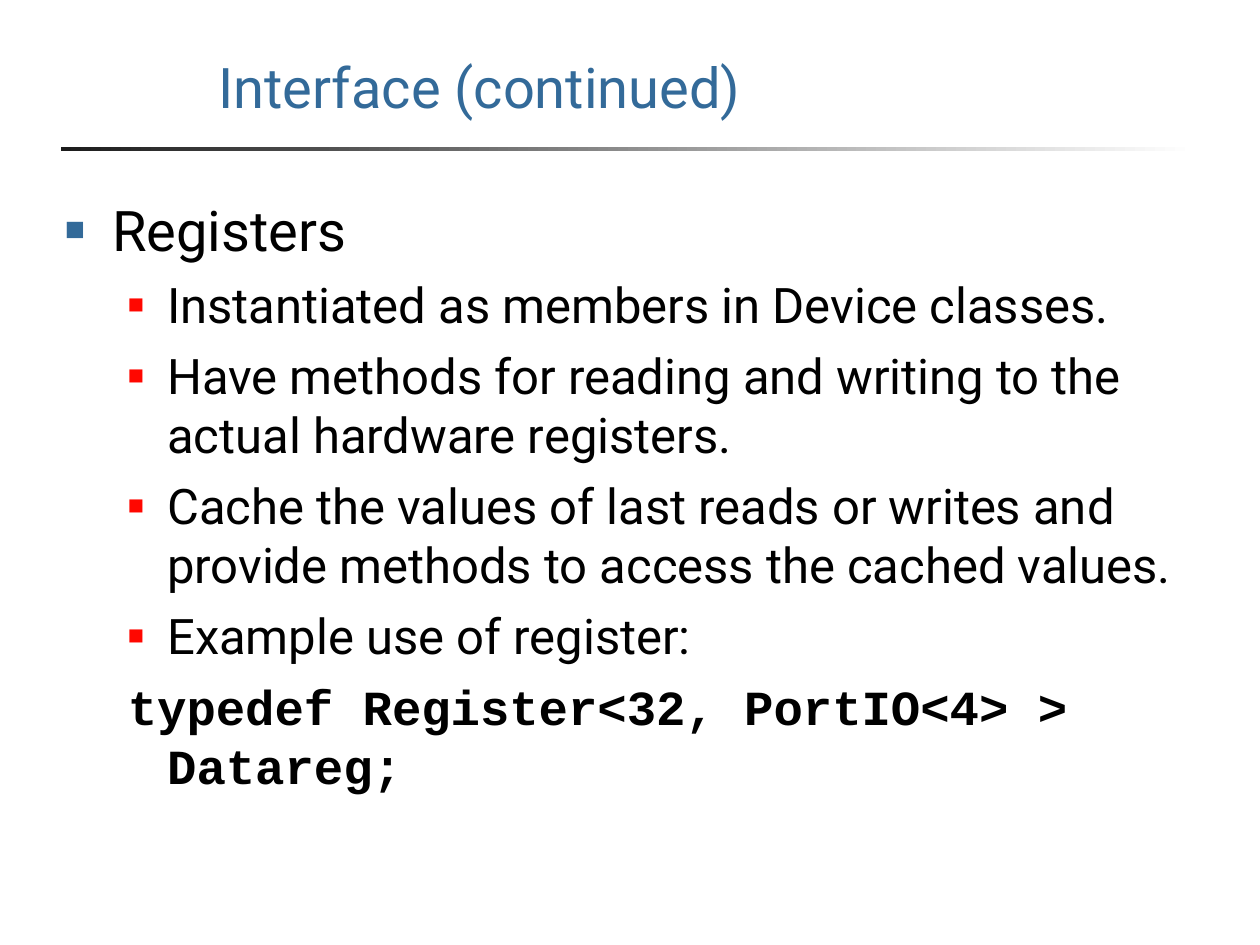
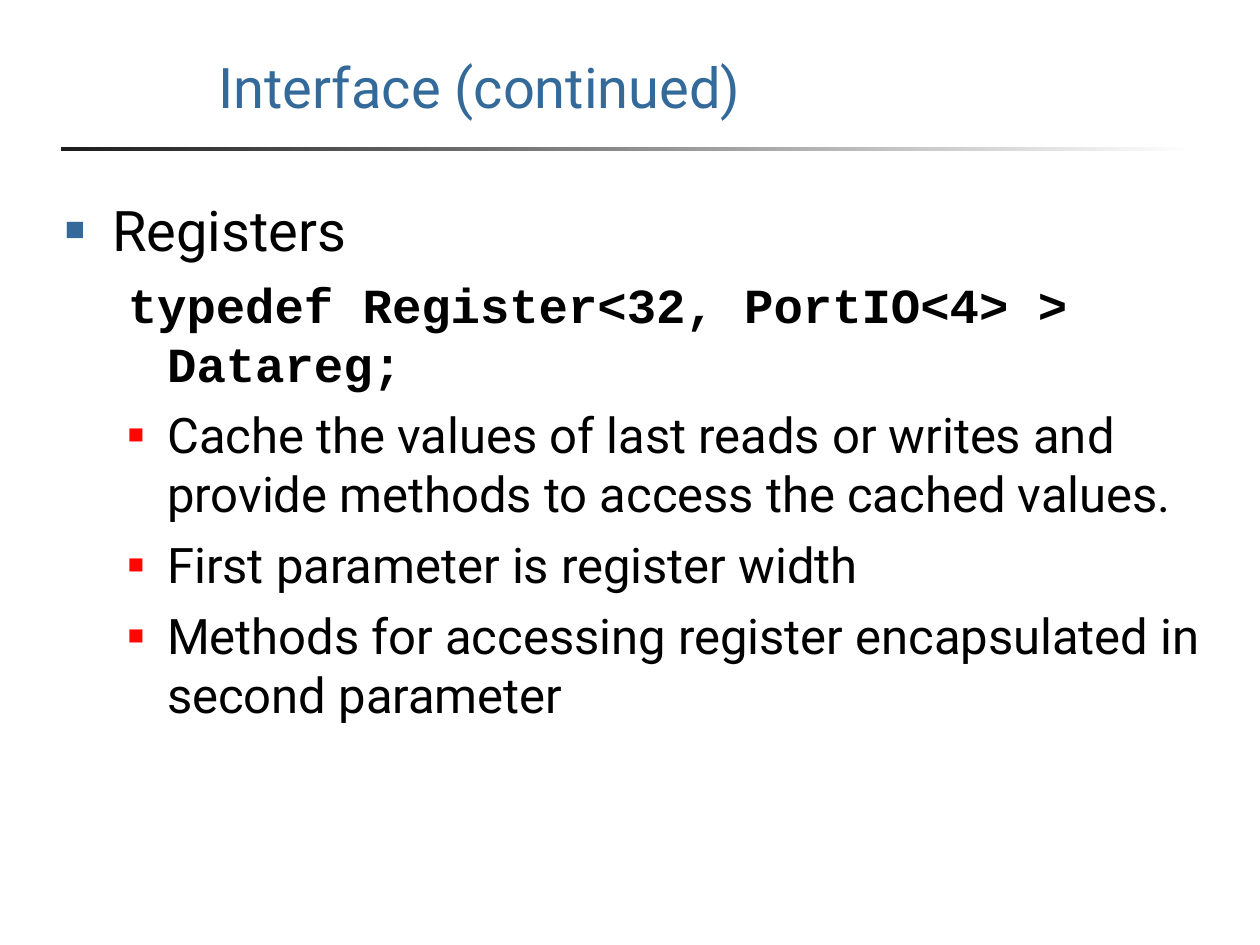
Before and after one commit to ryanofsky/device, a slide deck: slide 9 of report/slides.ppt (slide 10 before the commit). Drawn at 1260x945 pixels with LibreOffice and Linux fonts; fonts in the diff are those of the drawing; background and template pictures are left out. Boxes give left, top, right and bottom in pixels: in the first picture for what was removed or moved away, otherwise in the second. Text is boxed around its words. In the diff, an @@ line names an element or a change of style, - is before the commit and + after.

```diff
--- a/report/slides.ppt
+++ b/report/slides.ppt
@@ text at (128, 288, 1008, 393): text changed; font Roboto to Courier New; bold on @@
-  ■ Instantiated as members in Device classes.
-  ■ Have methods for reading and writing to the actual hardware registers.
+  typedef Register<32, PortIO<4> > Datareg;
@@ text at (167, 546, 1200, 723): text changed; font Courier New to Roboto; bold off @@
-  ■ Example use of register:
-  typedef Register<32, PortIO<4> > Datareg;
+  ■ First parameter is register width
+  ■ Methods for accessing register encapsulated in second parameter
```
Also in this commit, not shown: 1 other slide changed, 7 slides added.
